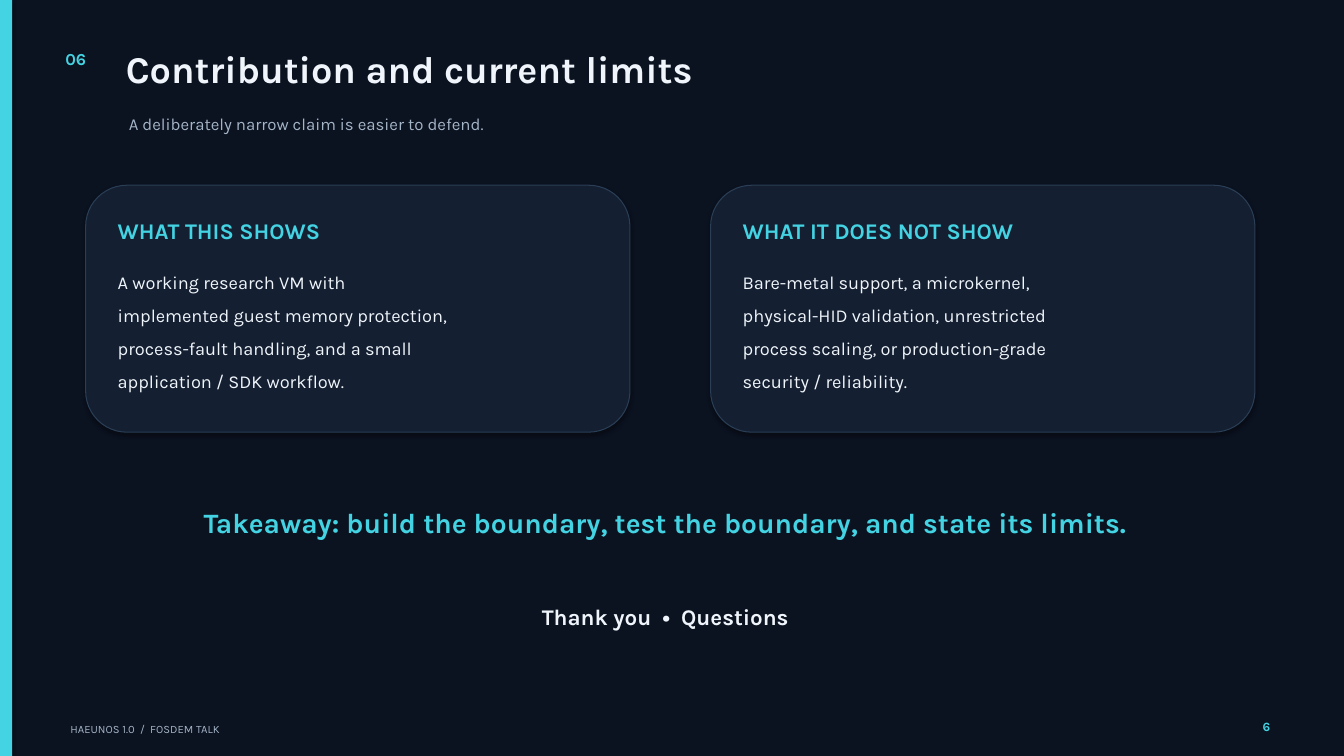
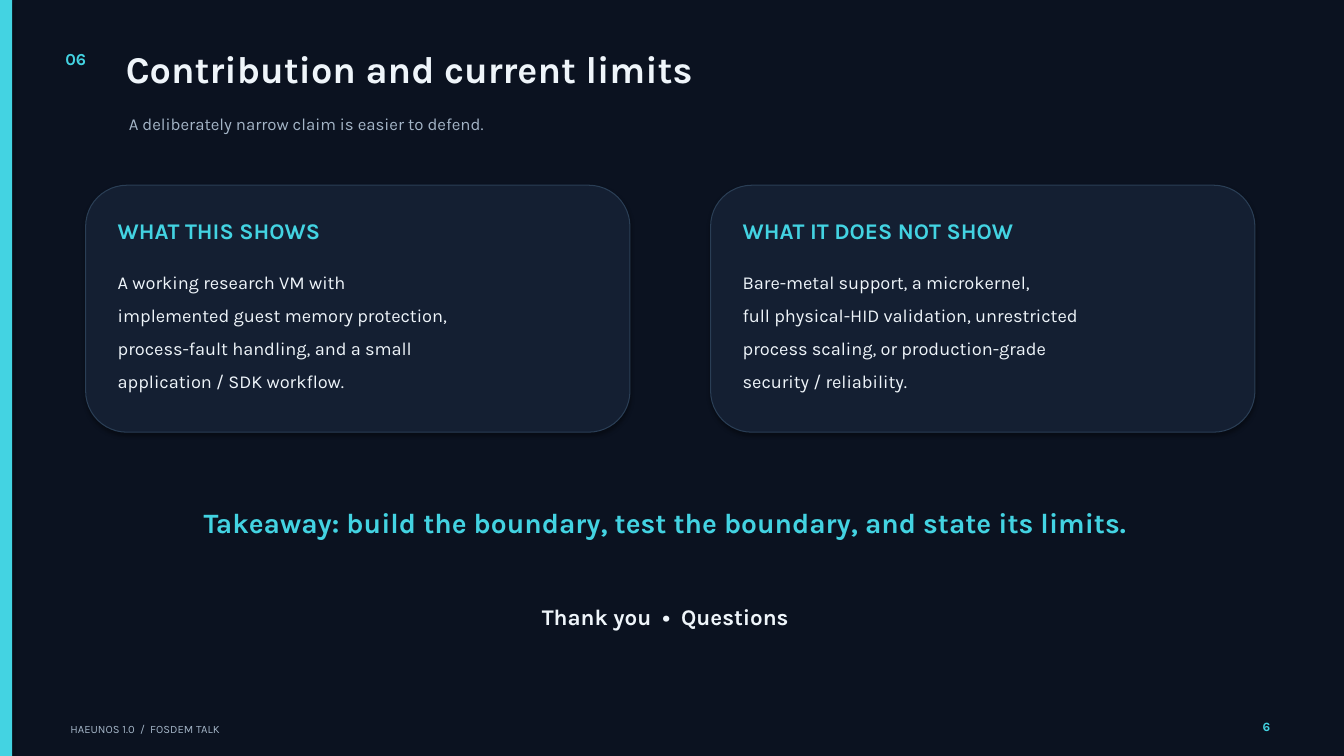
Before and after one commit to HaeunJang271/HaeunOS, a slide deck: slide 6 of research/presentation/fosdem-2027/HaeunOS_FOSDEM_5min_Talk_Revised.pptx. Drawn at 1344x756 pixels with LibreOffice and Linux fonts; fonts in the diff are those of the drawing. Boxes give left, top, right and bottom in pixels: in the first picture for what was removed or moved away, otherwise in the second. Text is boxed around its words. In the diff, an @@ line names an element or a change of style, - is before the commit and + after.

```diff
--- a/research/presentation/fosdem-2027/HaeunOS_FOSDEM_5min_Talk_Revised.pptx
+++ b/research/presentation/fosdem-2027/HaeunOS_FOSDEM_5min_Talk_Revised.pptx
@@ text at (x1=743, y1=309, x2=1077, y2=327): text changed @@
-physical-HID validation, unrestricted
+full physical-HID validation, unrestricted
```
Also in this commit, not shown: 1 other slide changed, 2 other files.
